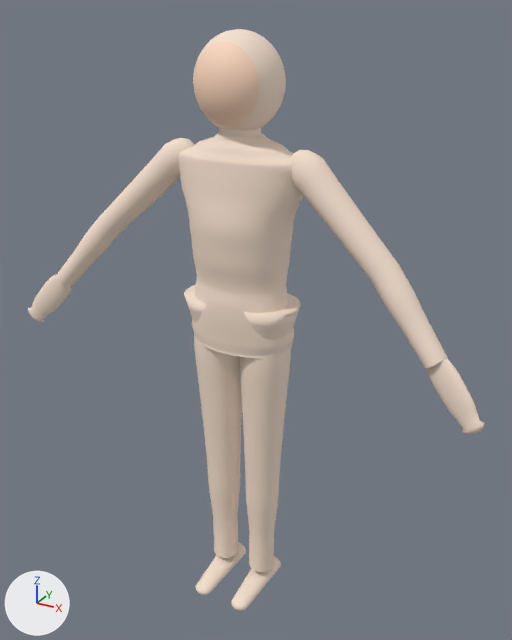
One commit to the glTF model assets/models/male.glb: the scene before it, then after it.
Both versions are drawn from a 50 mm camera at (0.961, -1.66, 1.797) aimed at (0.027, 0.039, 0.948). The lights are fixed; the arrows at lower left show +X, +Y and +Z. The picture after the commit comes second. Vertices at exactly the same position are counted once.

The first picture shows 'Body', 'Face'.
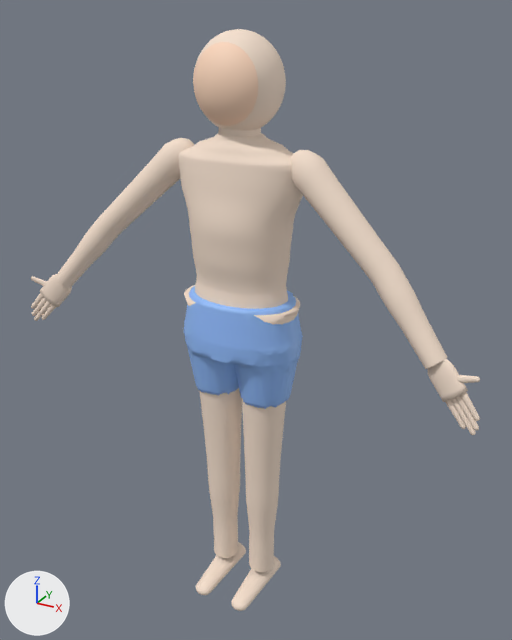
Edits to the bpy script that builds the scene:
```text
Add mat_outfit:
    mat_outfit = principled_material('Outfit')
    mat_outfit.base_color = (0.29, 0.51, 0.96)  # blue #93bdfa
    mat_outfit.roughness = 0.55
Change me_body:
    used by ob_body; location = (0.0, 0.0, 0.0)
    remove me_body.from_pydata(...)  # 7240 vertices, 14008 faces; spans x -0.74..0.74, y -0.17..0.13, z 0.0..1.75
    add me_body.from_pydata(...)  # 7696 vertices, 14868 faces; spans x -0.73..0.73, y -0.17..0.13, z 0.0..1.75
    me_body part 1: 46 vertices moved from x -0.73..-0.59, y -0.14..-0.07, z 0.85..1.01 to x -0.73..-0.59, y -0.13..-0.07, z 0.86..1.01; 140 vertices removed from x -0.74..-0.58, y -0.14..-0.07, z 0.85..1.02; 368 vertices added at x -0.73..-0.58, y -0.13..-0.07, z 0.85..1.02
    me_body part 2: 46 vertices moved from x 0.61..0.73, y -0.14..-0.07, z 0.85..1.01 to x 0.61..0.73, y -0.13..-0.07, z 0.85..1.01; 134 vertices removed from x 0.58..0.74, y -0.14..-0.07, z 0.85..1.01; 362 vertices added at x 0.58..0.73, y -0.13..-0.07, z 0.85..1.02
Add me_shorts:
    me_shorts.from_pydata(...)  # 4628 vertices, 9252 faces; spans x -0.186..0.186, y -0.13..0.146, z 0.717..1.041
    me_shorts.materials.append(mat_outfit)  # blue #93bdfa
Add ob_shorts:
    ob_shorts = bpy.data.objects.new('Shorts', me_shorts)
    ob_shorts.location = (0.0, 0.0, 0.0)
```

Where the change shows, as pixel boxes (x1, y1, x2, y2) in the pictures (512 x 640 px):
'Body', reshaped: before (28, 29, 484, 611); after (31, 29, 480, 611)
'Shorts', added (blue): after (184, 286, 303, 409)
part 1 of me_body, cut back: before (28, 273, 73, 322); after (31, 274, 72, 321)
part 2 of me_body, cut back: before (427, 358, 484, 434); after (427, 359, 480, 435)
